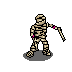
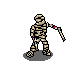
Before/after of a (72, 72) layered artwork. What changed in the layer stack:
painted on "Body" over <box>34,14,46,21</box>
